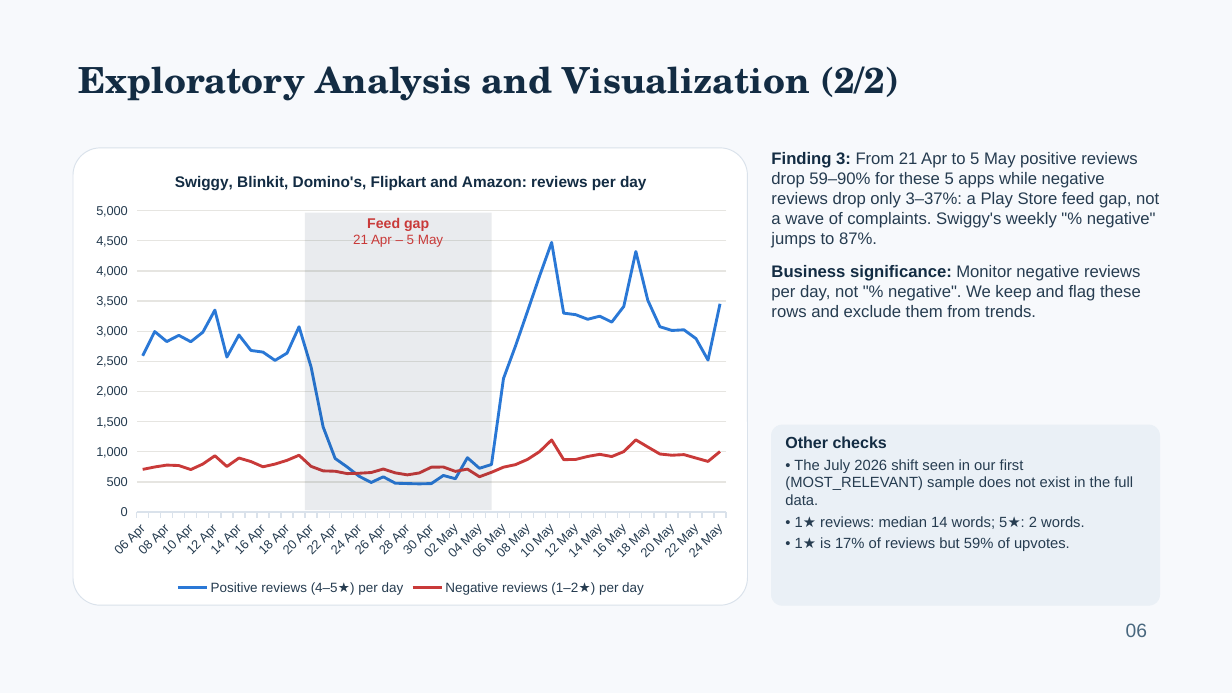
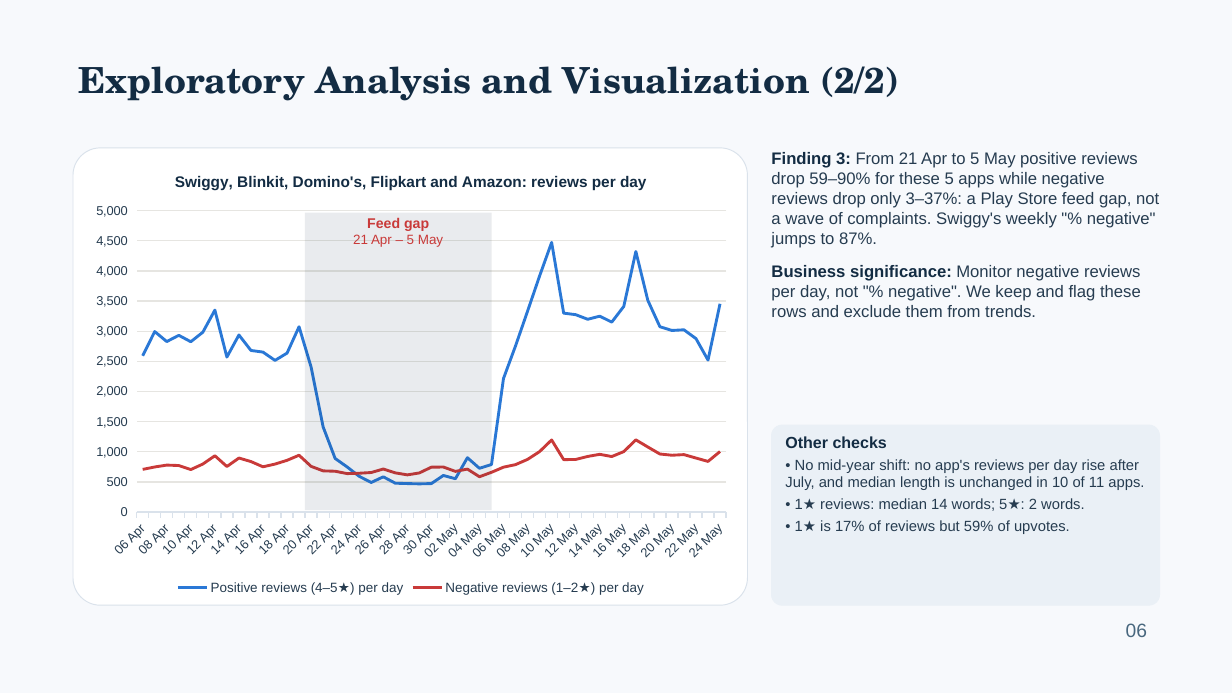
Before and after one commit to Adithya-Monish-Kumar-K/ba-capstone-app-reviews, a slide deck: slide 6 of docs/Review_1_Presentation.pptx. Drawn at 1232x693 pixels with LibreOffice and Linux fonts; fonts in the diff are those of the drawing. Boxes give left, top, right and bottom in pixels: in the first picture for what was removed or moved away, otherwise in the second. Text is boxed around its words. In the diff, an @@ line names an element or a change of style, - is before the commit and + after.

```diff
--- a/docs/Review_1_Presentation.pptx
+++ b/docs/Review_1_Presentation.pptx
@@ text at (x1=785, y1=459, x2=1144, y2=490): text changed @@
-• The July 2026 shift seen in our first (MOST_RELEVANT) sample does not exist in the full data.
+• No mid-year shift: no app's reviews per day rise after July, and median length is unchanged in 10 of 11 apps.
```
Also in this commit, not shown: 6 other slides changed, 15 other files.
